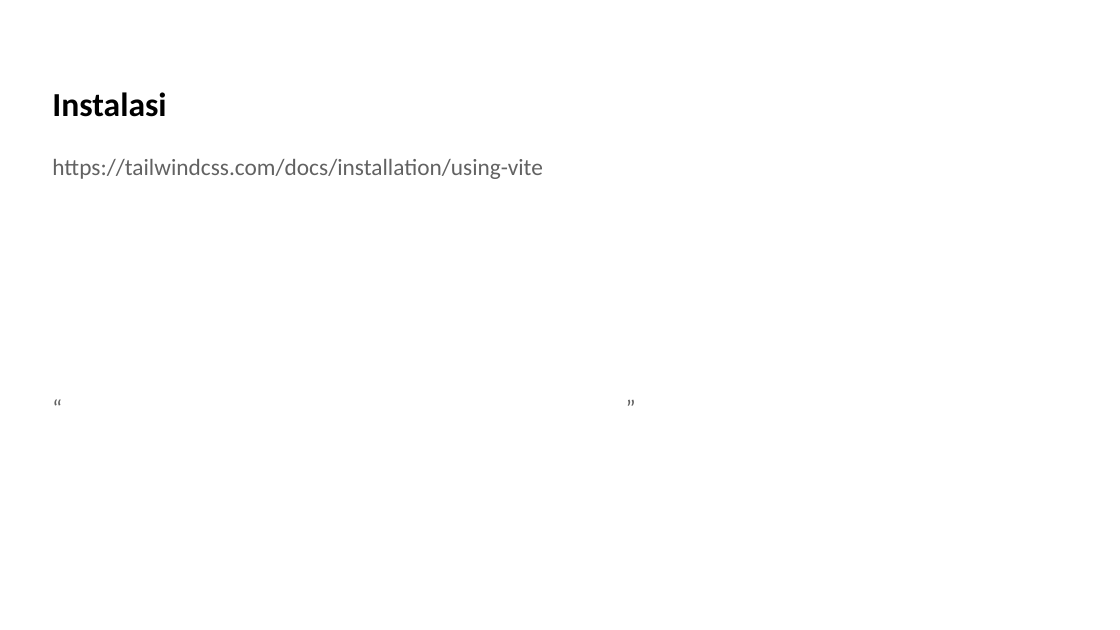
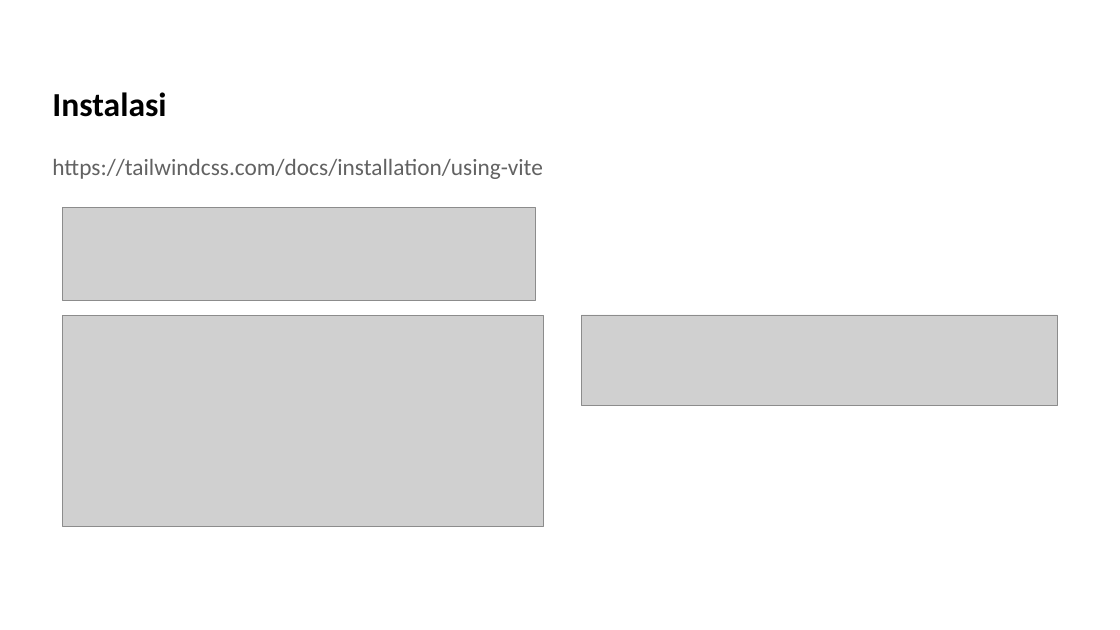
Before and after one commit to UKM-Programming-UMDP/coaching-program-information-page, a slide deck: slide 7 of public/materi/web/week5/Tailwind.pptx. Drawn at 1120x630 pixels with LibreOffice and Linux fonts; fonts in the diff are those of the drawing; grey boxes stand for pictures; background and template pictures are left out. Boxes give left, top, right and bottom in pixels: in the first picture for what was removed or moved away, otherwise in the second. Text is boxed around its words. In the diff, an @@ line names an element or a change of style, - is before the commit and + after.

```diff
--- a/public/materi/web/week5/Tailwind.pptx
+++ b/public/materi/web/week5/Tailwind.pptx
@@ picture added at (63, 208, 536, 301) @@
@@ picture added at (63, 316, 544, 527) @@
@@ picture added at (581, 315, 1058, 405) @@
@@ text removed at (52, 399, 636, 406) @@
-“File Repo : https://github.com/BintangPerdana/p5_tailwind”
```
Also in this commit, not shown: 1 other slide changed, 3 slides added, 2 slides removed.
